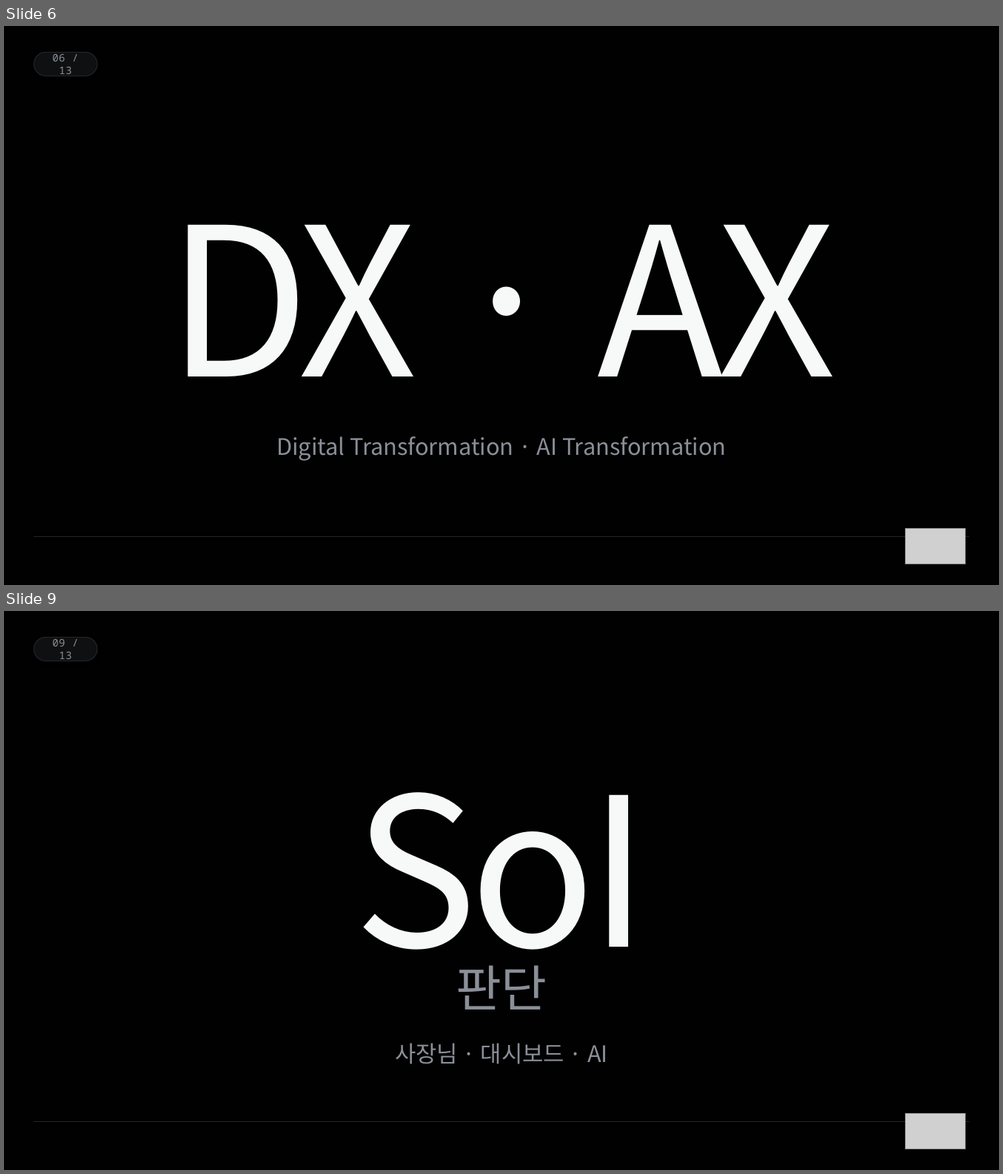
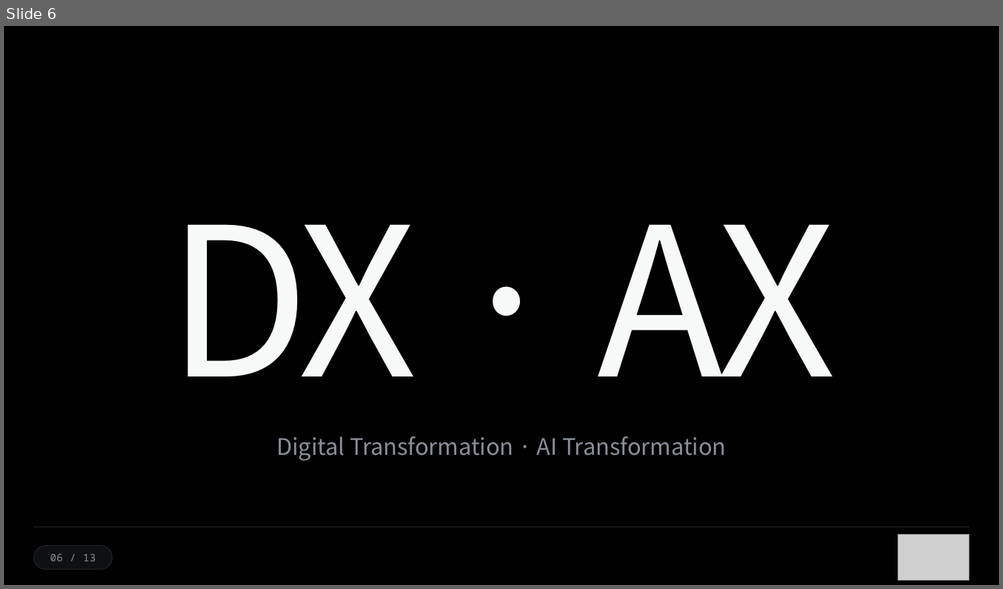
Before and after one commit to ssodcompany/edu-agent, a slide deck: lectures/03_sor_framework/BNI_SoR_v10.pptx. Shown one above the other, each under a label of ours: slides 6 and 9 before the commit, slide 6 after it; the slides between them are not shown. The pictures are 1003x1174 and 1003x589 pixels, drawn with LibreOffice and Linux fonts; fonts in the diff are those of the drawing; grey boxes stand for pictures. Boxes give left, top, right and bottom in pixels: in the first picture for what was removed or moved away, otherwise in the second. Text is boxed around its words. In the diff, an @@ line names an element or a change of style, - is before the commit and + after.

```diff
--- a/lectures/03_sor_framework/BNI_SoR_v10.pptx
+++ b/lectures/03_sor_framework/BNI_SoR_v10.pptx
@@ slide 9 removed at (x1=4, y1=611, x2=999, y2=1170), background #FFFFFF @@
@@ rectangle removed at (x1=4, y1=611, x2=999, y2=1170) @@
@@ rounded rectangle removed at (x1=34, y1=637, x2=97, y2=661) @@
-09 / 13
@@ text removed at (x1=353, y1=792, x2=649, y2=997) @@
-SoI
@@ text removed at (x1=455, y1=965, x2=547, y2=1010) @@
-판단
@@ text removed at (x1=395, y1=1043, x2=608, y2=1065) @@
-사장님 · 대시보드 · AI
@@ picture removed at (x1=905, y1=1114, x2=965, y2=1150) @@
@@ line removed from (34, 1122) to (969, 1122) @@
@@ slide 6 changed as well @@
@@ line moved from (34, 537) - (969, 537) to (34, 528) - (969, 528) @@
@@ picture resized from (x1=905, y1=529, x2=965, y2=565) to (x1=898, y1=535, x2=969, y2=581) @@
@@ rounded rectangle "06 / 13" resized from (x1=34, y1=52, x2=97, y2=76) to (x1=34, y1=546, x2=112, y2=570) @@
```
Also in this commit, not shown: 10 other slides changed, 2 slides added, 1 other slide removed, 3 other files.
